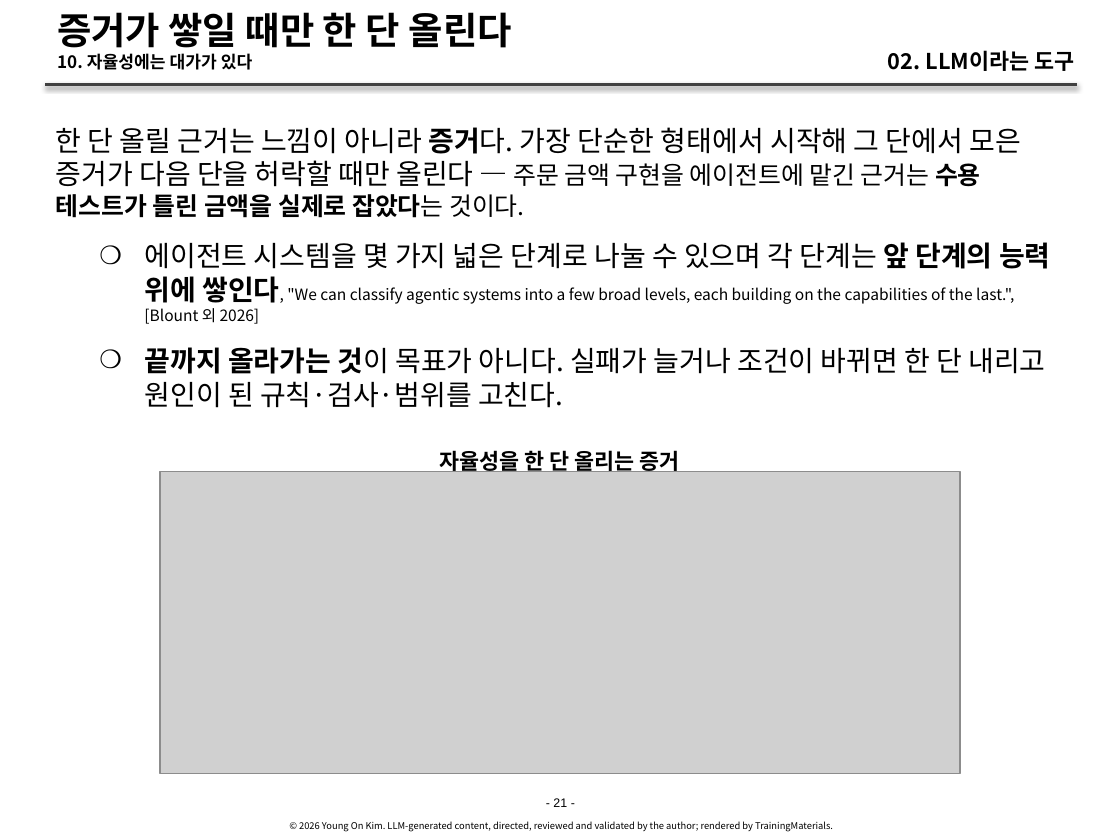
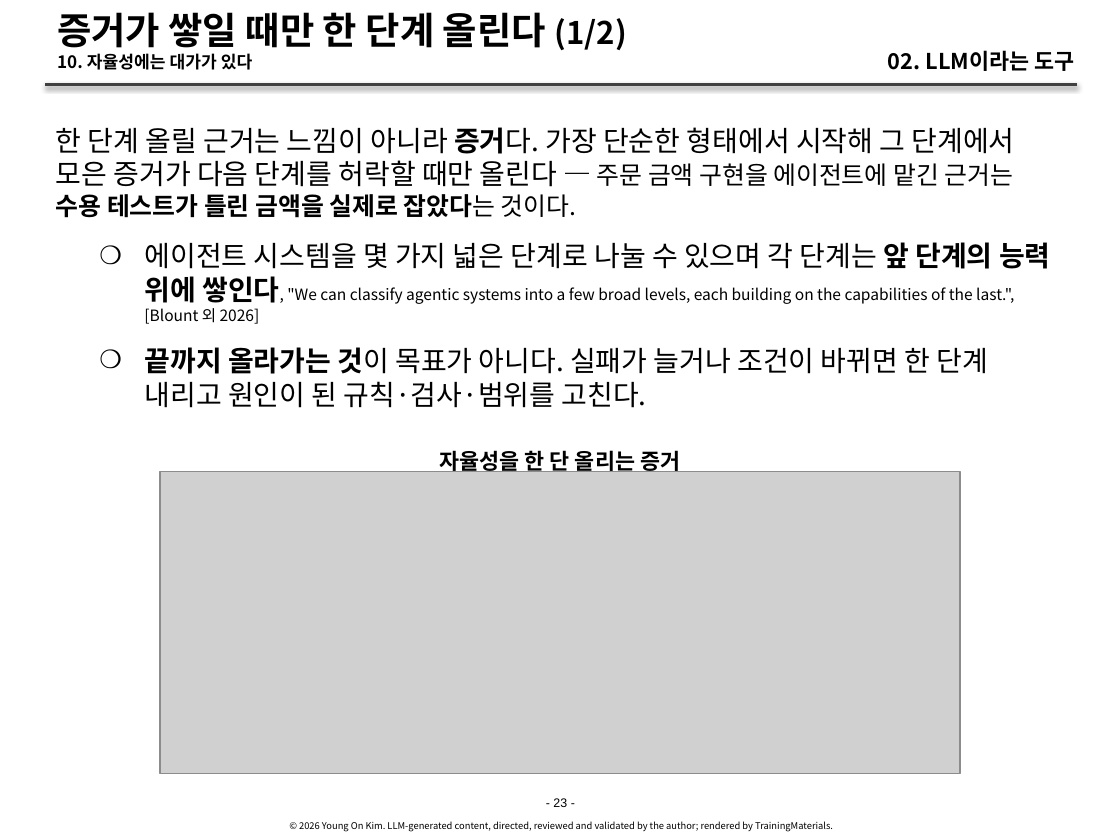
Before and after one commit to YoungSan77/TrainingMaterials, a slide deck: slide 23 of courses/ai-native/sessions/s02.pptx (slide 21 before the commit). Drawn at 1120x840 pixels with LibreOffice and Linux fonts; fonts in the diff are those of the drawing; grey boxes stand for pictures. Boxes give left, top, right and bottom in pixels: in the first picture for what was removed or moved away, otherwise in the second. Text is boxed around its words. In the diff, an @@ line names an element or a change of style, - is before the commit and + after.

```diff
--- a/courses/ai-native/sessions/s02.pptx
+++ b/courses/ai-native/sessions/s02.pptx
@@ title at [57, 12, 626, 54]: text changed @@
-증거가 쌓일 때만 한 단 올린다
+증거가 쌓일 때만 한 단계 올린다 (1/2)
@@ text at [56, 127, 1015, 218]: text changed @@
-한 단 올릴 근거는 느낌이 아니라 증거다. 가장 단순한 형태에서 시작해 그 단에서 모은 증거가 다음 단을 허락할 때만 올린다 — 주문 금액 구현을 에이전트에 맡긴 근거는 수용 테스트가 틀린 금액을 실제로 잡았다는 것이다.
+한 단계 올릴 근거는 느낌이 아니라 증거다. 가장 단순한 형태에서 시작해 그 단계에서 모은 증거가 다음 단계를 허락할 때만 올린다 — 주문 금액 구현을 에이전트에 맡긴 근거는 수용 테스트가 틀린 금액을 실제로 잡았다는 것이다.
@@ text at [144, 347, 988, 408]: text changed @@
-    ❍ 끝까지 올라가는 것이 목표가 아니다. 실패가 늘거나 조건이 바뀌면 한 단 내리고 원인이 된 규칙·검사·범위를 고친다.
+    ❍ 끝까지 올라가는 것이 목표가 아니다. 실패가 늘거나 조건이 바뀌면 한 단계 내리고 원인이 된 규칙·검사·범위를 고친다.
@@ text at [553, 798, 567, 807]: text changed @@
-- 21 -
+- 23 -
```
Also in this commit, not shown: 24 other slides changed, 3 slides added, 5 other files.
